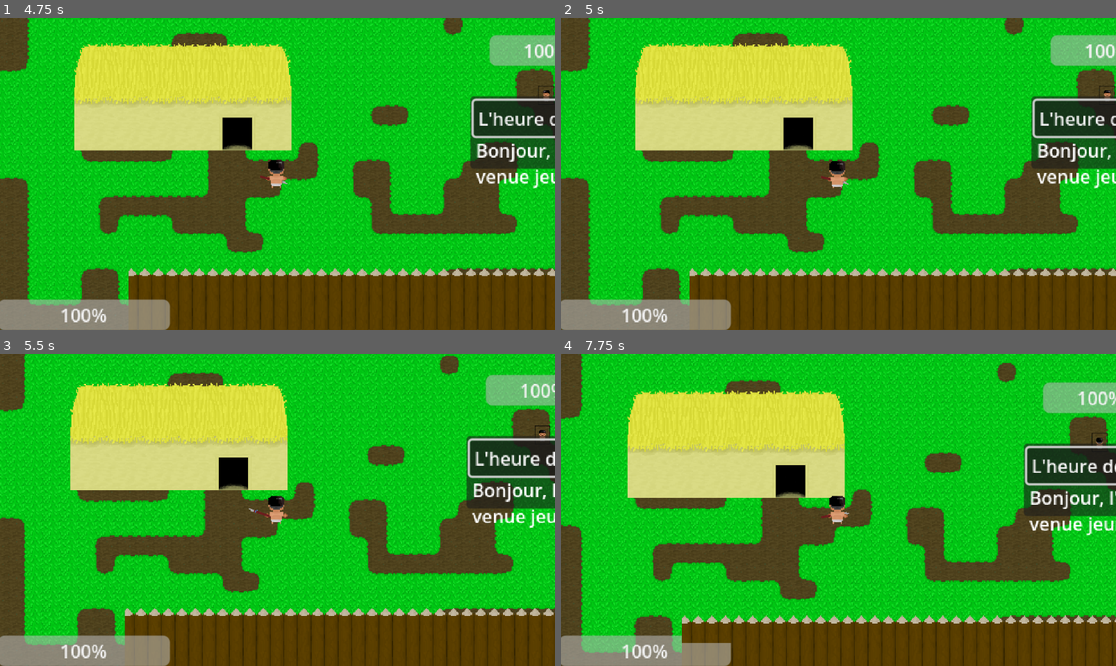
Above: before the commit, frames 1-4 (two rows, left to right).
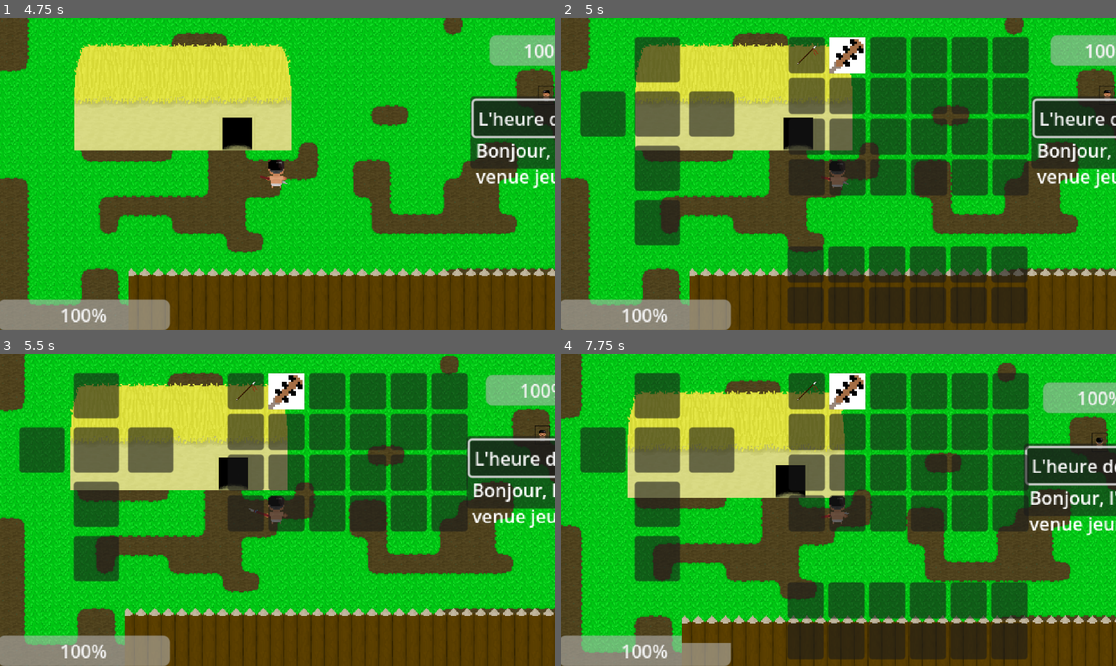
Above: after the commit, the same moments.

Repository: Phileas21/QQC
Game: Godot game, scene res://tuto.tscn
Two runs of this game, one before a commit and one after it. Both use one fixed random seed, a clock stepped at 60 frames per second and the inputs below.
Inputs (mouse positions are in pixels of both pictures, inside the frame that each line leads up to):
- Up to frame 1 (4.75 s): click "Discuter" at 0.5 s; tap Enter at 1.25 s; move the mouse to (399, 158) at 1.27 s; press the mouse at (399, 158) at 1.28 s; hold Up (ui_up) 1.28-2.78 s; tap W (déplacement_haut) at 1.52, 2.27, 3.77, 4.52 s; move the mouse to (166, 189) at 2.02 s; release the mouse at (166, 189) at 2.03 s; tap D (déplacement_droit) at 2.1, 3.6 s; move the mouse to (333, 105) at 2.77 s; press the mouse at (333, 105) at 2.78 s; hold Left (ui_left) 2.78-3.53 s; move the mouse to (249, 236) at 3.52 s; release the mouse at (249, 236) at 3.53 s; hold Up (ui_up) from 3.53 s (still down); move the mouse to (444, 220) at 4.27 s; press the mouse at (444, 220) at 4.28 s
- Up to frame 2 (5 s): keep holding Up (ui_up); tap I (Inventory, bound only after the commit) at 4.9 s
- Up to frame 3 (5.5 s): move the mouse to (111, 463) at 5.02 s; release Up (ui_up) at 5.03 s; release the mouse at (111, 463) at 5.03 s; hold Down (ui_down) from 5.03 s (still down); tap D (déplacement_droit) at 5.1 s; tap W (déplacement_haut) at 5.27 s
- Up to frame 4 (7.75 s): move the mouse to (866, 510) at 5.77 s; release Down (ui_down) at 5.78 s; press the mouse at (866, 510) at 5.78 s; hold Up (ui_up) 5.78-6.53 s; move the mouse to (755, 432) at 6.52 s; release the mouse at (755, 432) at 6.53 s; hold Left (ui_left) from 6.53 s (still down); tap D (déplacement_droit) at 6.6 s; tap W (déplacement_haut) at 6.77, 7.52 s; move the mouse to (960, 494) at 7.27 s; press the mouse at (960, 494) at 7.28 s

Frame 1 is identical in both runs. In frame 2, 34% of the frame differs, in the area x 3-85%, y 6-98%; in frame 3, 25%; in frame 4, 34%.

Commit message:
Inventaire rajouté
I pour ouvrir l'inventaire:
Tout marche, mais la preview lorsque'on déplace les items ne s'affiche pas, je regarde ça.

Diff:
--- /dev/null
+++ b/GUI/Inventory/Resources/epee.tres
@@ -0,0 +1,13 @@
+[gd_resource type="Resource" script_class="ItemData" load_steps=3 format=3 uid="uid://bykkf2rsyyg65"]
+
+[ext_resource type="Texture2D" uid="uid://ctw04aqvn5rh4" path="res://assets/items/test_epee.png" id="1_rhyud"]
+[ext_resource type="Script" path="res://scripts/GUI/Inventory/item_data.gd" id="2_74auk"]
+
+[resource]
+script = ExtResource("2_74auk")
+type = 4
+item_name = "Epee"
+item_damage = 5
+item_defense = 0
+description = "\"Les puristes diront que... mais on s'en tape des puristes\""
+item_texture = ExtResource("1_rhyud")
--- /dev/null
+++ b/GUI/Inventory/Resources/lance.tres
@@ -0,0 +1,13 @@
+[gd_resource type="Resource" script_class="ItemData" load_steps=3 format=3 uid="uid://bsx4mdsstnbny"]
+
+[ext_resource type="Texture2D" uid="uid://hka46xoteqrt" path="res://assets/items/lance.png" id="1_irfa6"]
+[ext_resource type="Script" path="res://scripts/GUI/Inventory/item_data.gd" id="2_qsc7d"]
+
+[resource]
+script = ExtResource("2_qsc7d")
+type = 4
+item_name = "Lance"
+item_damage = 5
+item_defense = 0
+description = "\"Un bout pointu au bout d'un bout d'arbre aboutit à bouter des marabouts.\""
+item_texture = ExtResource("1_irfa6")
--- /dev/null
+++ b/GUI/Inventory/inventory.tscn
@@ -0,0 +1,90 @@
+[gd_scene load_steps=3 format=3 uid="uid://dvuj4xtwoydts"]
+
+[ext_resource type="Script" path="res://scripts/GUI/Inventory/inventory.gd" id="1_lemxl"]
+[ext_resource type="Script" path="res://scripts/GUI/Inventory/inventory_slot.gd" id="2_ilo3p"]
+
+[node name="Inventory" type="Control"]
+layout_mode = 3
+anchors_preset = 15
+anchor_right = 1.0
+anchor_bottom = 1.0
+grow_horizontal = 2
+grow_vertical = 2
+script = ExtResource("1_lemxl")
+
+[node name="ChestSlot" type="PanelContainer" parent="."]
+custom_minimum_size = Vector2(32, 32)
+layout_mode = 0
+offset_left = 64.0
+offset_top = 64.0
+offset_right = 104.0
+offset_bottom = 104.0
+script = ExtResource("2_ilo3p")
+type = 1
+
+[node name="HeadSlot" type="PanelContainer" parent="."]
+custom_minimum_size = Vector2(32, 32)
+layout_mode = 0
+offset_left = 64.0
+offset_top = 16.0
+offset_right = 104.0
+offset_bottom = 56.0
+script = ExtResource("2_ilo3p")
+
+[node name="AccessorySlot" type="PanelContainer" parent="."]
+custom_minimum_size = Vector2(32, 32)
+layout_mode = 0
+offset_left = 112.0
+offset_top = 64.0
+offset_right = 152.0
+offset_bottom = 104.0
+script = ExtResource("2_ilo3p")
+type = 5
+
+[node name="WeaponSlot" type="PanelContainer" parent="."]
+custom_minimum_size = Vector2(32, 32)
+layout_mode = 0
+offset_left = 16.0
+offset_top = 64.0
+offset_right = 56.0
+offset_bottom = 104.0
+script = ExtResource("2_ilo3p")
+type = 4
+
+[node name="LegsSlot" type="PanelContainer" parent="."]
+custom_minimum_size = Vector2(32, 32)
+layout_mode = 0
+offset_left = 64.0
+offset_top = 112.0
+offset_right = 104.0
+offset_bottom = 152.0
+script = ExtResource("2_ilo3p")
+type = 2
+
+[node name="FeetSlot" type="PanelContainer" parent="."]
+custom_minimum_size = Vector2(32, 32)
+layout_mode = 0
+offset_left = 64.0
+offset_top = 160.0
+offset_right = 104.0
+offset_bottom = 200.0
+script = ExtResource("2_ilo3p")
+type = 3
+
+[node name="PlayerGrid" type="GridContainer" parent="."]
+unique_name_in_owner = true
+layout_mode = 0
+offset_left = 200.0
+offset_top = 16.0
+offset_right = 504.0
+offset_bottom = 200.0
+columns = 6
+
+[node name="ChestGrid" type="GridContainer" parent="."]
+unique_name_in_owner = true
+layout_mode = 0
+offset_left = 199.0
+offset_top = 201.0
+offset_right = 504.0
+offset_bottom = 312.0
+columns = 6
--- a/project.godot
+++ b/project.godot
@@ -42,6 +42,11 @@
 "events": [Object(InputEventMouseButton,"resource_local_to_scene":false,"resource_name":"","device":-1,"window_id":0,"a …(253 unchanged characters)…
 ]
 }
+Inventory={
+"deadzone": 0.5,
+"events": [Object(InputEventKey,"resource_local_to_scene":false,"resource_name":"","device":-1,"window_id":0,"alt_pressed":false,"shift_pressed":false,"ctrl_pressed":false,"meta_pressed":false,"pressed":false,"keycode":0,"physical_keycode":73,"key_label":0,"unicode":105,"location":0,"echo":false,"script":null)
+]
+}
 
 [rendering]
 
--- /dev/null
+++ b/scripts/GUI/Inventory/inventory.gd
@@ -0,0 +1,58 @@
+extends Control
+
+var items_to_load := ["res://GUI/Inventory/Resources/lance.tres",
+"res://GUI/Inventory/Resources/epee.tres"]
+#@export var table=LootTable.junk_table
+
+var test_chest =[]#generate_loot(1,2)
+#var test= table.generate_loot(1,2)
+
+func _ready():
+	for i in 1000:
+		print("a")
+	for i in 24: #nombre de slots
+		var slot:= InventorySlot.new()
+		slot.init(ItemData.Type.MAIN, Vector2(32,32))# Nom des slots, taille des slots
+		%PlayerGrid.add_child(slot)
+	for i in items_to_load.size():
+		var item:=InventoryItem.new()
+		item.init(load(items_to_load[i]))
+		%PlayerGrid.get_child(i).add_child(item)
+	initiate_chest()
+	#fill_chest()
+
+
+func initiate_chest():#Initiates ChestGrid
+	for i in 12:
+		var slot:= InventorySlot.new()
+		slot.init(ItemData.Type.MAIN, Vector2(32,32))# Nom des slots, taille des slots
+		%ChestGrid.add_child(slot)
+
+
+func fill_chest(chest_items):#fills ChestGrid with item list
+	for i in chest_items.size():
+		var item:=InventoryItem.new()
+		item.init(load(chest_items[i]))
+		%ChestGrid.get_child(i).add_child(item)
+
+func open_chest():
+	%ChestGrid.show()
+
+func close_chest():
+	%ChestGrid.hide()
+
+func empty_chest():
+	for i in 12:
+		if %ChestGrid.get_child(i).get_child_count():
+			%ChestGrid.get_child(i).get_child(0).free()
+
+
+func _process(delta: float) -> void:
+	if Input.is_action_just_pressed("ui_up"):
+		open_chest()
+
+	if Input.is_action_just_pressed("ui_down"):
+		close_chest()
+
+	if Input.is_action_just_pressed("ui_left"):
+		empty_chest()
--- /dev/null
+++ b/scripts/GUI/Inventory/inventory_item.gd
@@ -0,0 +1,33 @@
+class_name InventoryItem
+extends TextureRect
+
+@export var data:ItemData
+
+
+func _ready() -> void:
+	if data:
+		expand_mode= TextureRect.EXPAND_IGNORE_SIZE
+		stretch_mode=TextureRect.STRETCH_KEEP_ASPECT_CENTERED
+		texture = data.item_texture
+		#Montrer nom+descr...
+		tooltip_text= "%s\n%s\nStats: %s Damage, %s Defense" % [data.item_name,data.description,data.item_damage,data.item_defense]
+
+func init(d:ItemData)-> void:
+	data=d
+
+func _get_drag_data(at_position: Vector2)->Variant:
+	set_drag_preview(make_drag_preview(at_position))
+	return self
+func make_drag_preview(at_position: Vector2)->Control:
+	var t:= TextureRect.new()
+	t.texture=texture
+	t.expand_mode= TextureRect.EXPAND_IGNORE_SIZE
+	t.stretch_mode= TextureRect.STRETCH_KEEP_ASPECT_CENTERED
+	t.custom_minimum_size=size
+	t.modulate.a=0.5
+	t.position=Vector2(-at_position)
+
+	var c=Control.new()
+	c.add_child(t)
+
+	return c
--- /dev/null
+++ b/scripts/GUI/Inventory/inventory_slot.gd
@@ -0,0 +1,37 @@
+class_name InventorySlot
+extends PanelContainer
+
+@export var type:ItemData.Type
+#VAR JOUEUR
+
+#FUNC _READY():
+	#PLAYER = GET_TREE().GET_NODES_IN_GROUP("Player")
+
+func init(t: ItemData.Type, cms:Vector2)->void:
+	type=t
+	custom_minimum_size=cms
+
+func _can_drop_data(_at_position: Vector2, data: Variant) -> bool:#vérifie si on peut dropt un item dans un slot
+	if data is InventoryItem:
+		if type == ItemData.Type.MAIN:
+			if get_child_count()==0: #rien dans le slot
+				return true
+			else:
+				if type == data.get_parent().type:
+					return true
+				return get_child(0).data.type ==data.data.type
+		else:
+			return data.data.type== type
+	return false
+
+func _drop_data(_at_position: Vector2, data: Variant) -> void:
+	if get_child_count()>0: #déja un item ds le slot
+		var item:= get_child(0)
+		####JOUEUR.STAT -=ITEM.STAT
+		if item ==data:
+			return
+		item.reparent(data.get_parent()) #Change le noeud auquel appartient l'item
+	if type != ItemData.Type.MAIN:
+		pass#A REMPLACER
+		####JOUEUR.STAT +=ITEM.STAT (data.data.item_damage)
+	data.reparent(self)
--- /dev/null
+++ b/scripts/GUI/Inventory/item_data.gd
@@ -0,0 +1,11 @@
+class_name ItemData
+extends Resource
+
+enum Type {HEAD,CHEST,LEGS,FEET,WEAPON,ACCESSORY,MAIN}
+
+@export var type: Type
+@export var item_name: String
+@export var item_damage: int
+@export var item_defense: int
+@export_multiline var description: String
+@export var item_texture: Texture2D
--- /dev/null
+++ b/scripts/GUI/Inventory/loot_table.gd
@@ -0,0 +1,24 @@
+class_name LootTable
+extends Resource
+
+#créer un fichier txt pour chaque table... (items+poids)
+
+@export var junk_table := [
+	"res://scenes/GUI/Inventory/Resources/coal.tres",
+	"res://scenes/GUI/Inventory/Resources/dirt.tres",
+	"res://scenes/GUI/Inventory/Resources/scrap.tres"
+]#Item+Poids
+
+@export var total_weight=0
+
+func _ready():
+	for i in junk_table.size():
+		total_weight+=1
+
+func _generate_loot(n_min:int,n_max:int): #génère n items au pif, entre n_min & n_max
+	var loot=[]
+	var n=randi_range(n_min,n_max)
+	for i in n:
+		loot.append(junk_table[randi_range(1,3)])
+
+	return loot
--- /dev/null
+++ b/scripts/GUI/gui_control.gd
@@ -0,0 +1,15 @@
+extends Control
+
+var inventory_toggled=false #inventaire ouvert
+
+func _ready() -> void:
+	%Inventory.hide()
+
+func _process(delta: float) -> void:
+	if Input.is_action_just_pressed("Inventory"):
+		inventory_toggled=not inventory_toggled
+		print("a")
+		if inventory_toggled:
+			%Inventory.show()
+		else:
+			%Inventory.hide()
--- a/tuto.tscn
+++ b/tuto.tscn
@@ -12,6 +12,8 @@
 [ext_resource type="AudioStream" uid="uid://cdh3p2ku8kjxx" path="res://assets/sons/Enregistrement.mp3" id="9_8vfog"]
 [ext_resource type="Script" path="res://enemy_2.gd" id="11_v3567"]
 [ext_resource type="Script" path="res://progress_bar2.gd" id="12_h11m8"]
+[ext_resource type="PackedScene" uid="uid://dvuj4xtwoydts" path="res://GUI/Inventory/inventory.tscn" id="13_lpssd"]
+[ext_resource type="Script" path="res://scripts/GUI/gui_control.gd" id="13_n5p4d"]
 
 [sub_resource type="TileSetAtlasSource" id="TileSetAtlasSource_u7vmu"]
 texture = ExtResource("1_fnqjm")
@@ -676,6 +678,23 @@
 offset_bottom = 140.0
 script = ExtResource("5_j4lib")
 
+[node name="GUI" type="Control" parent="joueur"]
+unique_name_in_owner = true
+layout_mode = 3
+anchors_preset = 0
+offset_left = -244.0
+offset_top = -135.0
+offset_right = -204.0
+offset_bottom = -95.0
+script = ExtResource("13_n5p4d")
+
+[node name="Inventory" parent="joueur/GUI" instance=ExtResource("13_lpssd")]
+unique_name_in_owner = true
+z_index = 10
+layout_mode = 1
+offset_left = 1.0
+offset_right = 1.0
+
 [node name="enemy" type="CharacterBody2D" parent="."]
 script = ExtResource("3_r37wx")
 
Binary file added: assets/items/coal.jpeg
Not shown, added: assets/items/coal.jpeg.import
Binary file added: assets/items/dirt.png
Not shown, added: assets/items/dirt.png.import
Binary file added: assets/items/iron_helmet.png
Not shown, added: assets/items/iron_helmet.png.import
Binary file added: assets/items/lance.png
Not shown, added: assets/items/lance.png.import
Binary file added: assets/items/lightsaber.png
Not shown, added: assets/items/lightsaber.png.import
Binary file added: assets/items/scrap.png
Not shown, added: assets/items/scrap.png.import
(and 8 more such lines)
